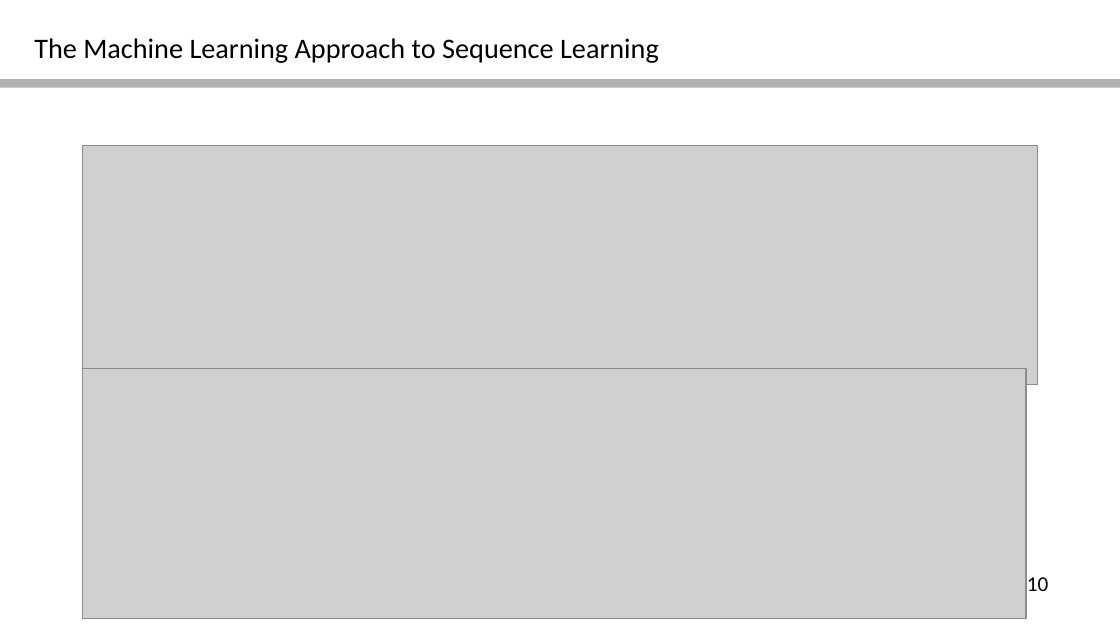
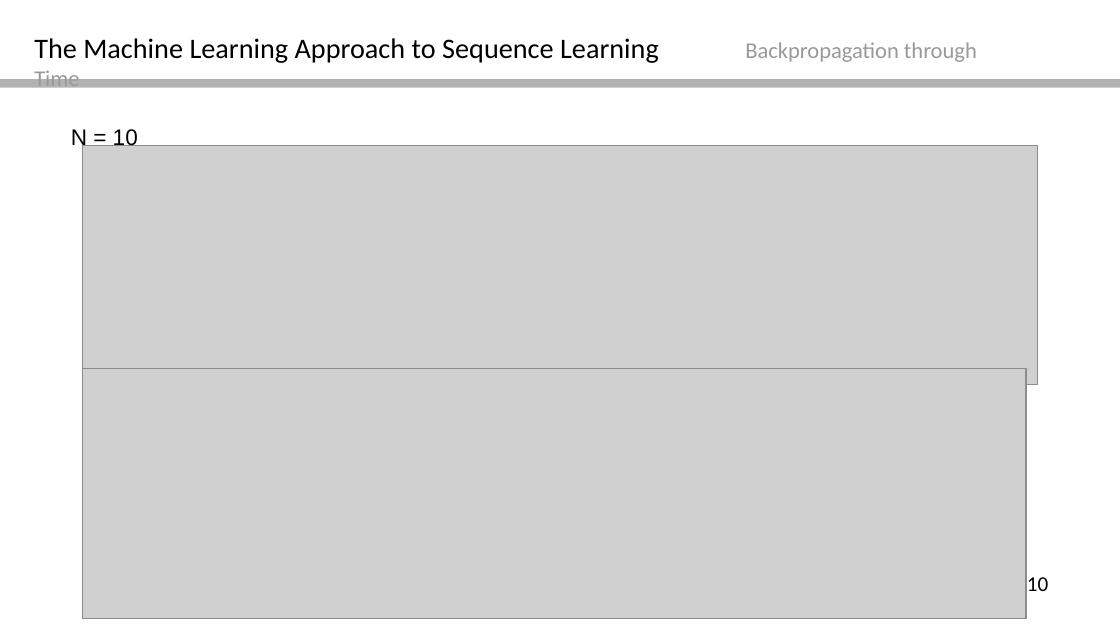
Before and after one commit to FabianSchubert/Elman_Net, a slide deck: slide 10 of notes/presentation/presentation.odp. Drawn at 1120x630 pixels with LibreOffice and Linux fonts; fonts in the diff are those of the drawing; grey boxes stand for pictures. Boxes give left, top, right and bottom in pixels: in the first picture for what was removed or moved away, otherwise in the second. Text is boxed around its words. In the diff, an @@ line names an element or a change of style, - is before the commit and + after.

```diff
--- a/notes/presentation/presentation.odp
+++ b/notes/presentation/presentation.odp
@@ text at <box>34,38,977,63</box>: text changed @@
-The Machine Learning Approach to Sequence Learning
+The Machine Learning Approach to Sequence Learning Backpropagation through Time
@@ text added at <box>71,129,138,150</box>, 16 pt, text #000000 @@
+N = 10
```
Also in this commit, not shown: 3 other slides changed, 5 slides added, 14 other files.
